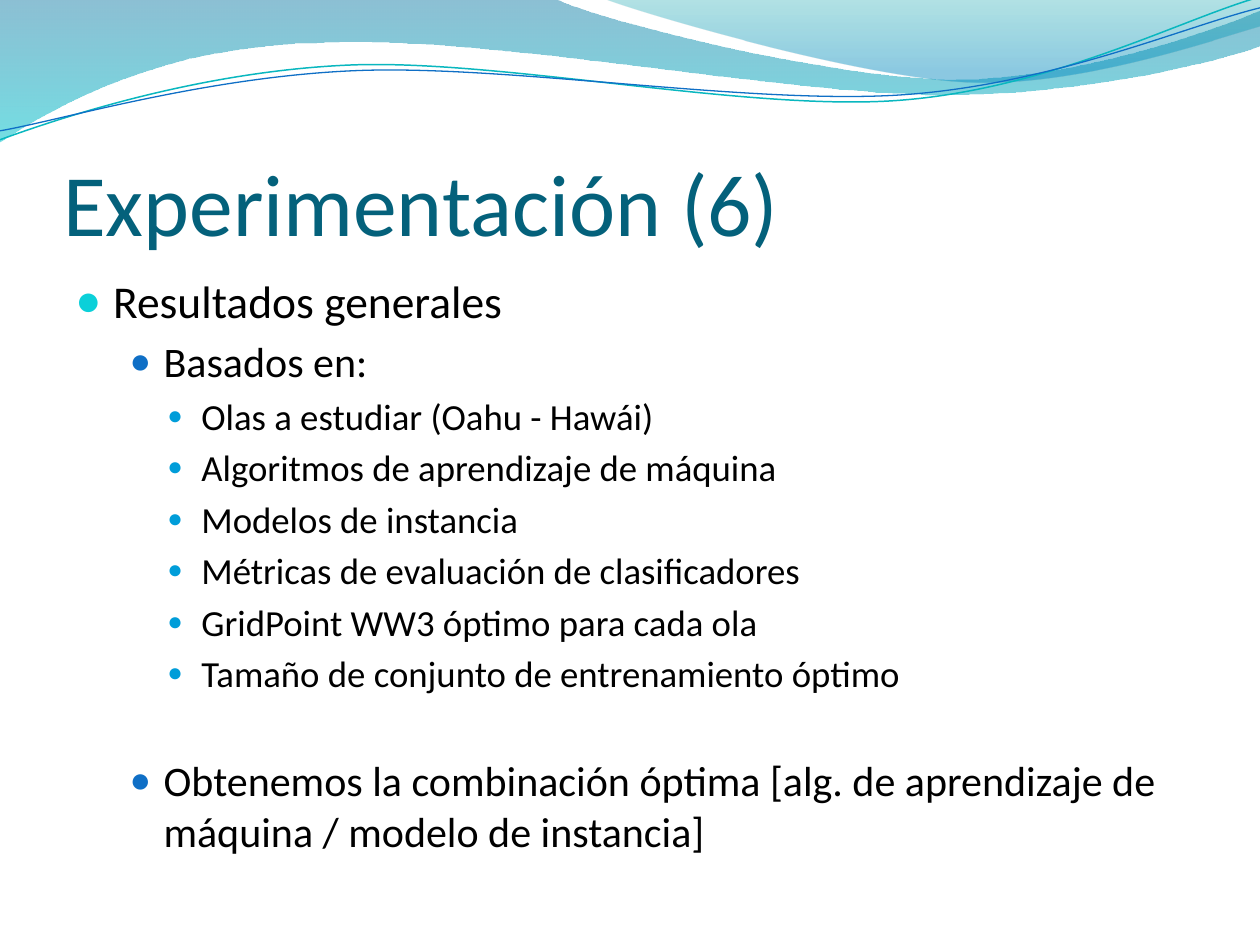
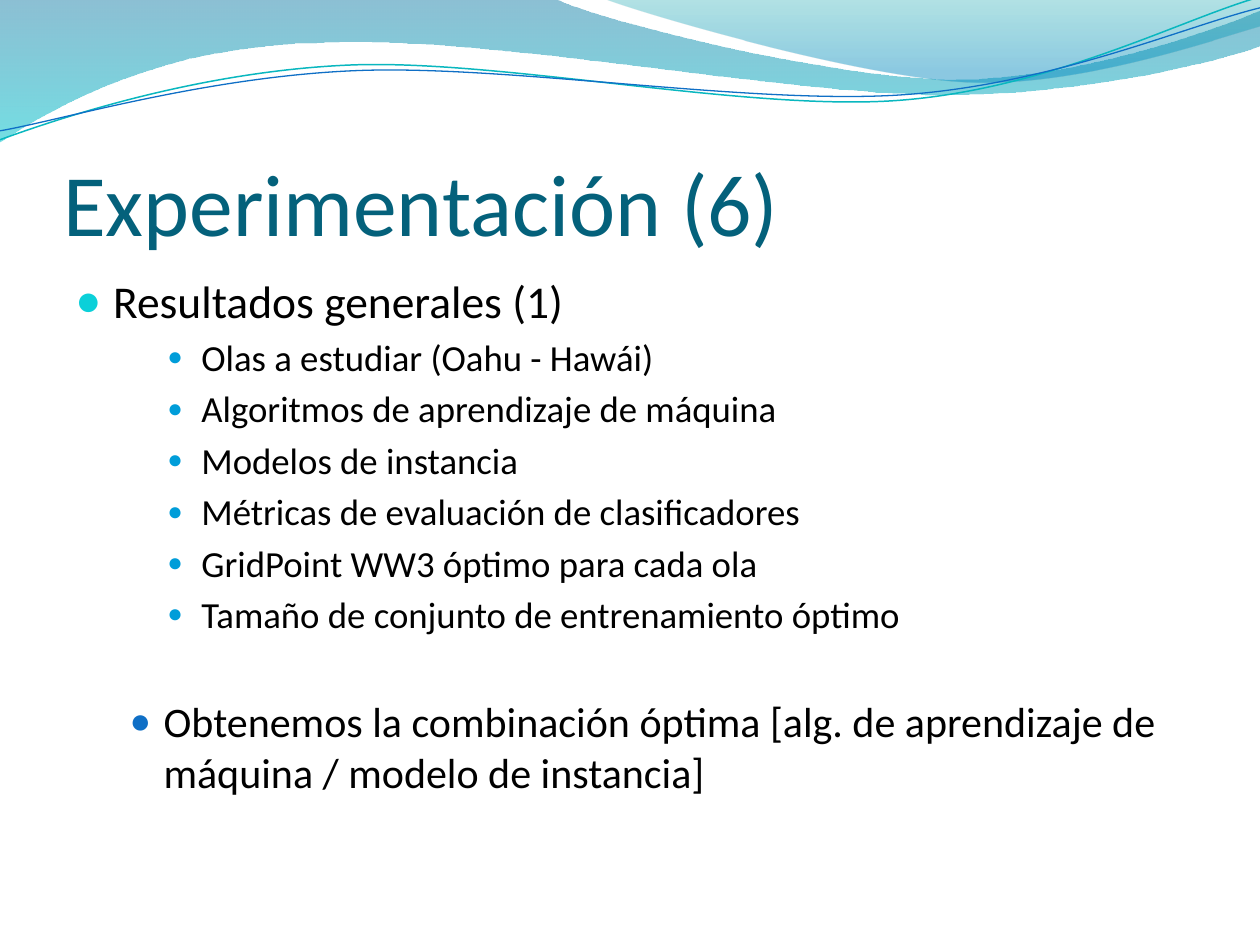
Before and after one commit to jaffadog/neuralito, a slide deck: slide 7 of neuralito/ArfGen/docs/Entregas/Informe Final/presentacion/maxi2.pptx. Drawn at 1260x945 pixels with LibreOffice and Linux fonts; fonts in the diff are those of the drawing; background and template pictures are left out. Boxes give left, top, right and bottom in pixels: in the first picture for what was removed or moved away, otherwise in the second. Text is boxed around its words. In the diff, an @@ line names an element or a change of style, - is before the commit and + after.

```diff
--- a/neuralito/ArfGen/docs/Entregas/Informe Final/presentacion/maxi2.pptx
+++ b/neuralito/ArfGen/docs/Entregas/Informe Final/presentacion/maxi2.pptx
@@ text at (113,285,563,326): text changed @@
-● Resultados generales
-  ● Basados en:
+● Resultados generales (1)
```
Also in this commit, not shown: 6 other slides changed, 5 slides added.
